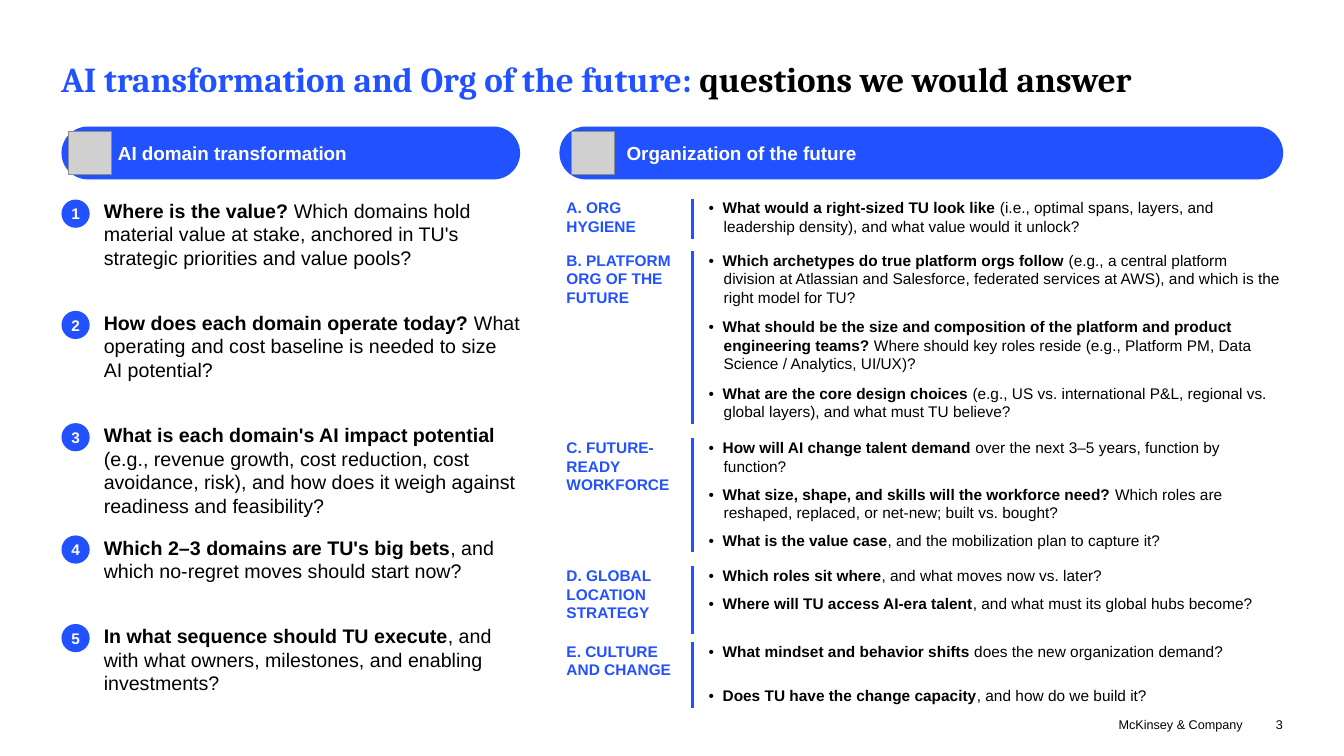
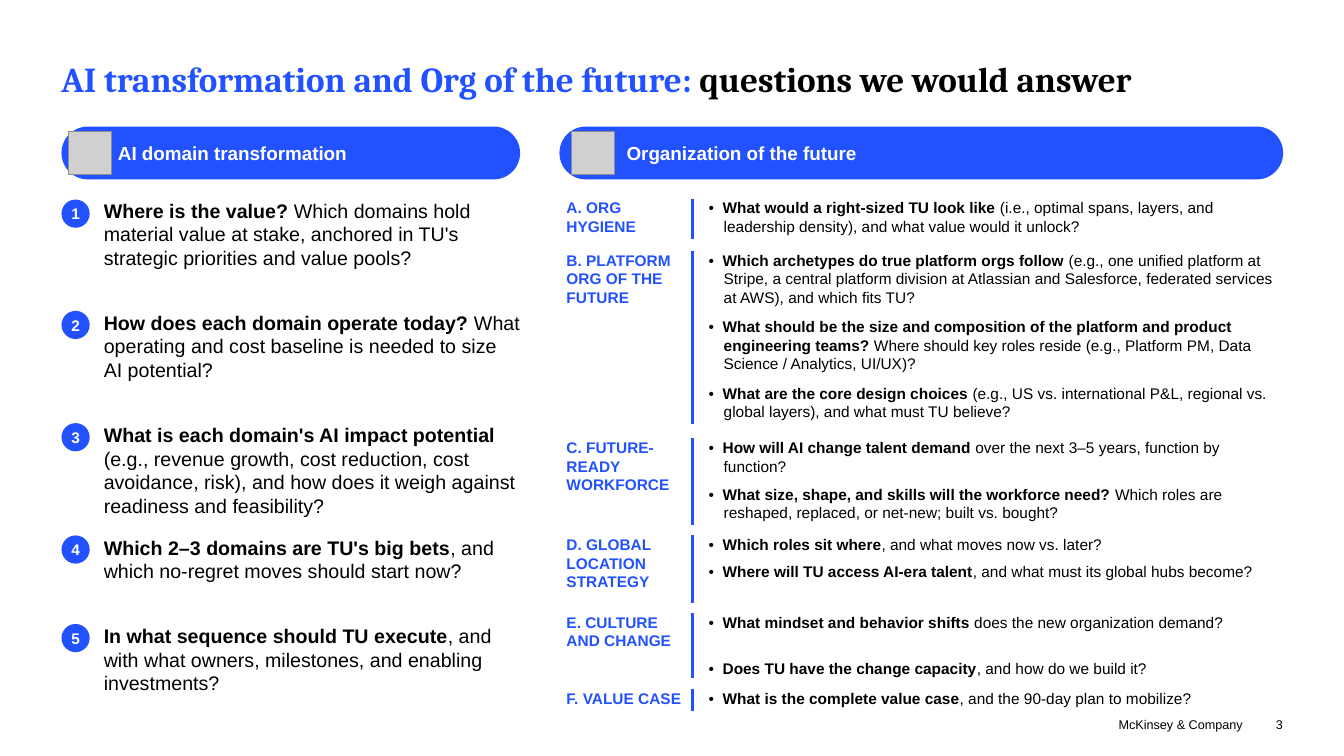
Before and after one commit to parthb102/Repo, a slide deck: slide 3 of proposal/20260721_TU_Three_Pager_vDraft.pptx. Drawn at 1344x756 pixels with LibreOffice and Linux fonts; fonts in the diff are those of the drawing; grey boxes stand for pictures. Boxes give left, top, right and bottom in pixels: in the first picture for what was removed or moved away, otherwise in the second. Text is boxed around its words. In the diff, an @@ line names an element or a change of style, - is before the commit and + after.

```diff
--- a/proposal/20260721_TU_Three_Pager_vDraft.pptx
+++ b/proposal/20260721_TU_Three_Pager_vDraft.pptx
@@ text at (723, 255, 1273, 306): text changed @@
-• Which archetypes do true platform orgs follow (e.g., a central platform division at Atlassian and Salesforce, federated services at AWS), and which is the right model for TU?
+• Which archetypes do true platform orgs follow (e.g., one unified platform at Stripe, a central platform division at Atlassian and Salesforce, federated services at AWS), and which fits TU?
@@ line moved from (693, 439) - (693, 553) to (693, 439) - (693, 525) @@
@@ 6 texts, 2 lines: place and size @@
-6 texts, 2 lines at (566, 567, 1252, 708)
+6 texts, 2 lines at (566, 535, 1252, 679)
@@ text added at (566, 693, 681, 704), 11 pt, text #2251FF, bold @@
+F. VALUE CASE
@@ line added from (693, 690) to (693, 711), #2251FF 1.5 pt @@
@@ text at (723, 693, 1191, 708): text changed @@
-• What is the value case, and the mobilization plan to capture it?
+• What is the complete value case, and the 90-day plan to mobilize?
```
